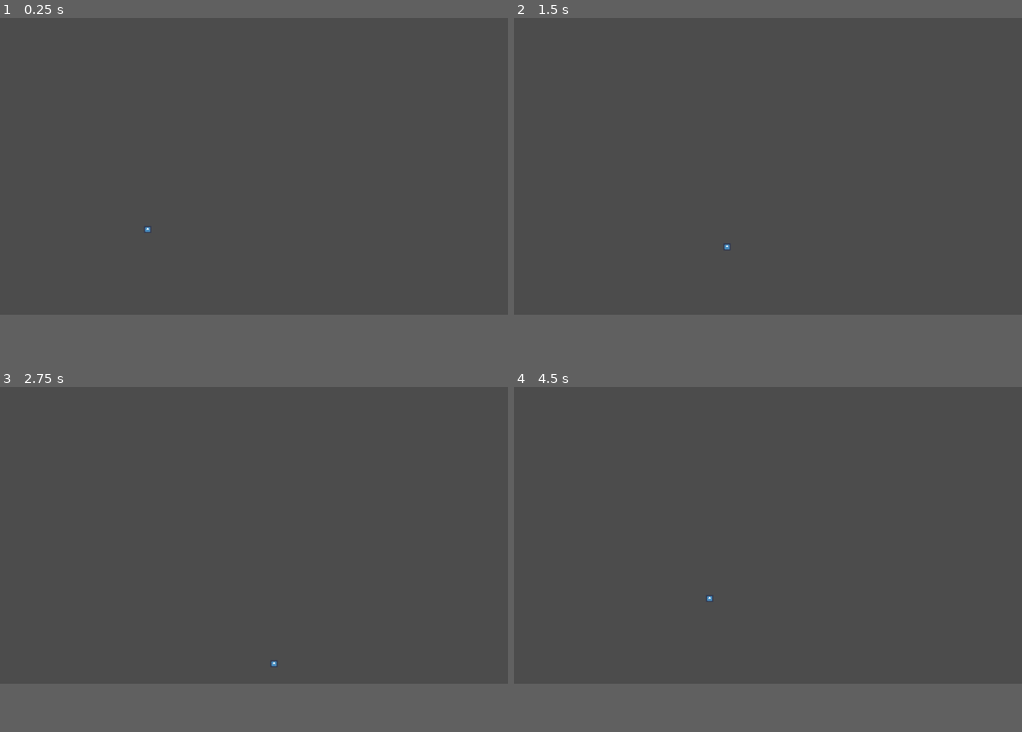
Above: before the commit, frames 1-4 (two rows, left to right).
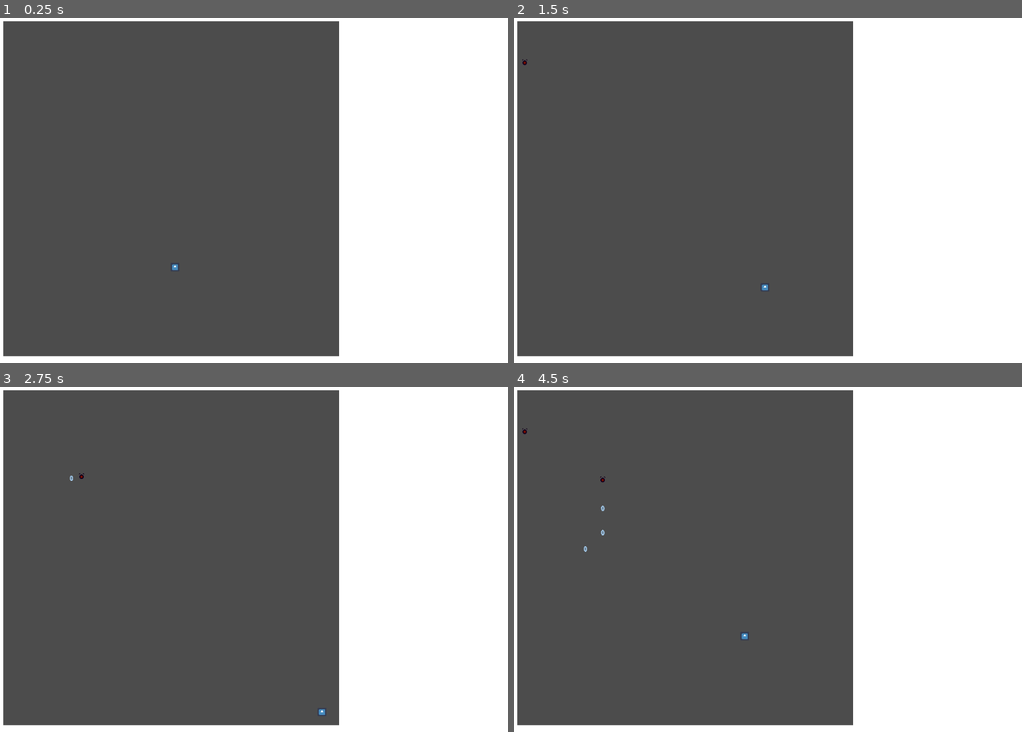
Above: after the commit, the same moments.

Repository: GraulierBrice/Happy-Birthday
Game: Godot game, scene res://Scenes/MainTests.tscn
The game is run twice, just before and just after one commit, with the same random seed, the same clock (stepped at 60 frames per second) and the same inputs. The project has no main scene, so this scene is started directly. The engine's default icon, where the game draws it, is replaced by a stand-in: a white triangle on a blue panel in a dark square.
Inputs:
- Up to frame 1 (0.25 s): no input
- Up to frame 2 (1.5 s): tap Enter at 0.5 s; hold Right (ui_right) 0.53-1.28 s; hold Down (ui_down) from 1.28 s (still down)
- Up to frame 3 (2.75 s): tap Space at 2 s; release Down (ui_down) at 2.03 s; hold Right (ui_right) from 2.03 s (still down)
- Up to frame 4 (4.5 s): tap Enter at 2.75 s; release Right (ui_right) at 2.78 s; hold Up (ui_up) 2.78-3.53 s; hold Left (ui_left) from 3.53 s (still down)
The window is 800x468 before the commit and 800x544 after it. Grey fills any space a smaller window leaves; there, only what the larger window draws over its background counts as a difference.

The runs differ from the first frame. In frame 1, 36% of the frame differs, in the area x 0-100%, y 0-100%; in frame 2, 36%; in frame 3, 36%; in frame 4, 36%.

Commit message:
#5 #4 Enemy shots and spawning
+ bullets that follow simple vector direction
+ bullet colours
+ Straight bullet spawner

Diff:
--- a/HappyBirthday/Scenes/Bullet.tscn
+++ /dev/null
@@ -1,12 +0,0 @@
-[gd_scene load_steps=2 format=2]
-
-[sub_resource type="CircleShape2D" id=1]
-radius = 4.58275
-
-[node name="Bullet" type="Node2D"]
-
-[node name="Area2D" type="Area2D" parent="."]
-collision_layer = 2
-
-[node name="CollisionShape2D" type="CollisionShape2D" parent="Area2D"]
-shape = SubResource( 1 )
--- /dev/null
+++ b/HappyBirthday/Scenes/Bullets/Bullet.gd
@@ -0,0 +1,21 @@
+extends Node2D
+
+export(Color) var colour
+
+export(Vector2) var direction = Vector2()
+export(float) var speed = 2
+# Declare member variables here. Examples:
+# var a = 2
+# var b = "text"
+
+
+# Called when the node enters the scene tree for the first time.
+func _ready():
+	$Area2D/CollisionShape2D/Sprite.modulate = colour
+	pass # Replace with function body.
+
+
+
+func _process(delta):
+	position += direction*speed
+	pass
--- /dev/null
+++ b/HappyBirthday/Scenes/Bullets/Bullet.tscn
@@ -0,0 +1,21 @@
+[gd_scene load_steps=4 format=2]
+
+[ext_resource path="res://Assets/bullet.png" type="Texture" id=1]
+[ext_resource path="res://Scenes/Bullets/Bullet.gd" type="Script" id=2]
+
+[sub_resource type="CircleShape2D" id=1]
+radius = 16.7264
+
+[node name="Bullet" type="Node2D"]
+script = ExtResource( 2 )
+colour = Color( 0.654902, 0.803922, 0.933333, 1 )
+direction = Vector2( 1, 1 )
+
+[node name="Area2D" type="Area2D" parent="."]
+collision_layer = 2
+
+[node name="CollisionShape2D" type="CollisionShape2D" parent="Area2D"]
+shape = SubResource( 1 )
+
+[node name="Sprite" type="Sprite" parent="Area2D/CollisionShape2D"]
+texture = ExtResource( 1 )
--- /dev/null
+++ b/HappyBirthday/Scenes/Bullets/BulletSpawner.gd
@@ -0,0 +1,32 @@
+extends Node2D
+
+
+var bullet = preload("res://Scenes/Bullets/Bullet.tscn")
+
+export(Vector2) var direction = Vector2()
+export(float) var delay = 3
+export(float) var reload_time = 1
+
+# Called when the node enters the scene tree for the first time.
+func _ready():
+	$Delay.start(delay)
+	pass # Replace with function body.
+
+
+# Called every frame. 'delta' is the elapsed time since the previous frame.
+#func _process(delta):
+#	pass
+
+
+func _on_Reload_timeout():
+	var new_bullet = bullet.instance()
+	new_bullet.direction = direction
+	new_bullet.scale = self.scale
+	new_bullet.position = global_position
+	get_viewport().add_child(new_bullet)
+	pass # Replace with function body.
+
+
+func _on_Delay_timeout():
+	$Reload.start(reload_time)
+	pass # Replace with function body.
--- /dev/null
+++ b/HappyBirthday/Scenes/Bullets/BulltetSpawner.tscn
@@ -0,0 +1,13 @@
+[gd_scene load_steps=2 format=2]
+
+[ext_resource path="res://Scenes/Bullets/BulletSpawner.gd" type="Script" id=1]
+
+[node name="Spawner" type="Node2D"]
+script = ExtResource( 1 )
+direction = Vector2( 1, 1 )
+
+[node name="Reload" type="Timer" parent="."]
+
+[node name="Delay" type="Timer" parent="."]
+[connection signal="timeout" from="Reload" to="." method="_on_Reload_timeout"]
+[connection signal="timeout" from="Delay" to="." method="_on_Delay_timeout"]
--- a/HappyBirthday/Scenes/Enemies/Enemy.gd
+++ b/HappyBirthday/Scenes/Enemies/Enemy.gd
@@ -11,6 +11,7 @@
 
 func _ready():
 	$Mover.start(delay)
+
 	pass
 
 func _process(delta):
--- a/HappyBirthday/Scenes/MainTests.tscn
+++ b/HappyBirthday/Scenes/MainTests.tscn
@@ -1,33 +1,53 @@
-[gd_scene load_steps=4 format=2]
+[gd_scene load_steps=6 format=2]
 
 [ext_resource path="res://Scenes/Player.tscn" type="PackedScene" id=1]
 [ext_resource path="res://Scenes/PathSpawner.tscn" type="PackedScene" id=2]
+[ext_resource path="res://Assets/areaViewer.png" type="Texture" id=3]
 [ext_resource path="res://Scenes/Enemies/Enemy.tscn" type="PackedScene" id=4]
+[ext_resource path="res://Scenes/Bullets/BulltetSpawner.tscn" type="PackedScene" id=5]
 
 [node name="Node2D" type="Node2D"]
 
-[node name="ViewportContainer" type="ViewportContainer" parent="."]
-margin_right = 1024.0
+[node name="TextureRect" type="TextureRect" parent="."]
+anchor_right = 1.0
+anchor_bottom = 1.0
+margin_right = 1509.0
 margin_bottom = 1024.0
+texture = ExtResource( 3 )
+expand = true
+__meta__ = {
+"_edit_use_anchors_": false
+}
+
+[node name="Game View" type="ViewportContainer" parent="TextureRect"]
+margin_left = 10.0
+margin_top = 10.0
+margin_right = 1004.0
+margin_bottom = 1004.0
 stretch = true
 __meta__ = {
 "_edit_use_anchors_": true
 }
 
-[node name="Viewport" type="Viewport" parent="ViewportContainer"]
-size = Vector2( 1024, 1024 )
+[node name="Viewport" type="Viewport" parent="TextureRect/Game View"]
+size = Vector2( 994, 994 )
 handle_input_locally = false
 render_target_update_mode = 3
 
-[node name="PathSpawner" parent="ViewportContainer/Viewport" instance=ExtResource( 2 )]
+[node name="PathSpawner" parent="TextureRect/Game View/Viewport" instance=ExtResource( 2 )]
 
-[node name="Enemy" parent="ViewportContainer/Viewport/PathSpawner" instance=ExtResource( 4 )]
+[node name="Enemy" parent="TextureRect/Game View/Viewport/PathSpawner" instance=ExtResource( 4 )]
 position = Vector2( -51.8576, 49.0179 )
-delay = 5.0
 speed = 200
 stop = 0.3
 stop_time = 2.0
 
-[node name="Player" parent="ViewportContainer/Viewport" instance=ExtResource( 1 )]
+[node name="Spawner" parent="TextureRect/Game View/Viewport/PathSpawner/Enemy" instance=ExtResource( 5 )]
+scale = Vector2( 0.3, 0.5 )
+direction = Vector2( 0, 1 )
+delay = 2.0
+reload_time = 0.6
+
+[node name="Player" parent="TextureRect/Game View/Viewport" instance=ExtResource( 1 )]
 position = Vector2( 508.19, 729.48 )
 scale = Vector2( 0.2, 0.2 )
--- a/HappyBirthday/project.godot
+++ b/HappyBirthday/project.godot
@@ -20,7 +20,7 @@
 
 [display]
 
-window/size/width=1748
+window/size/width=1504
 window/size/height=1024
 
 [rendering]
Binary file added: HappyBirthday/Assets/bullet.png
Not shown, added: HappyBirthday/Assets/bullet.png.import
